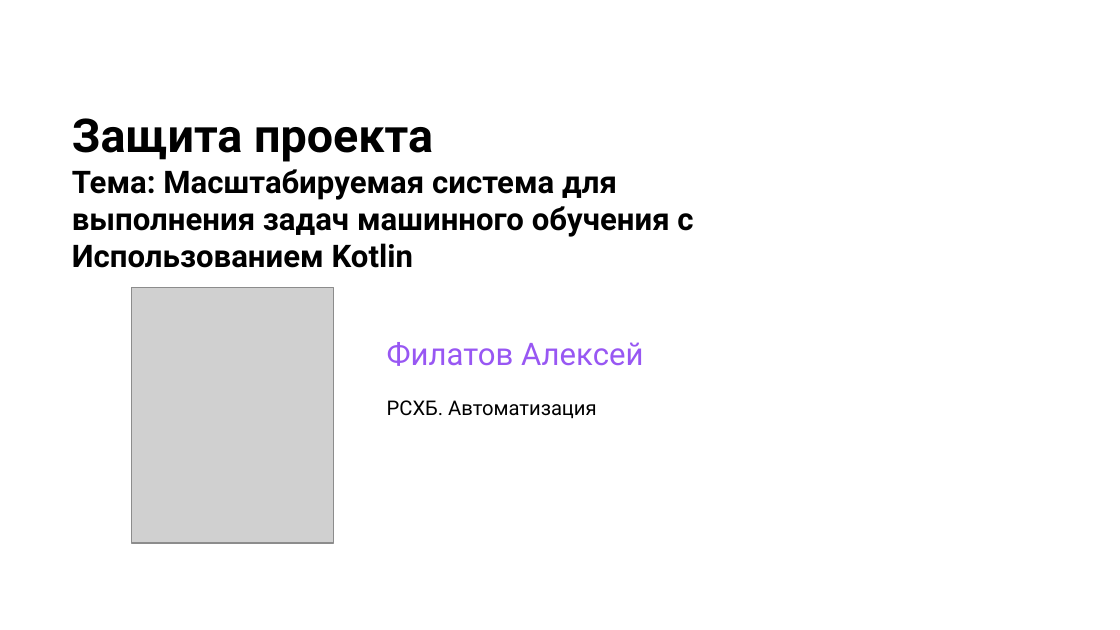
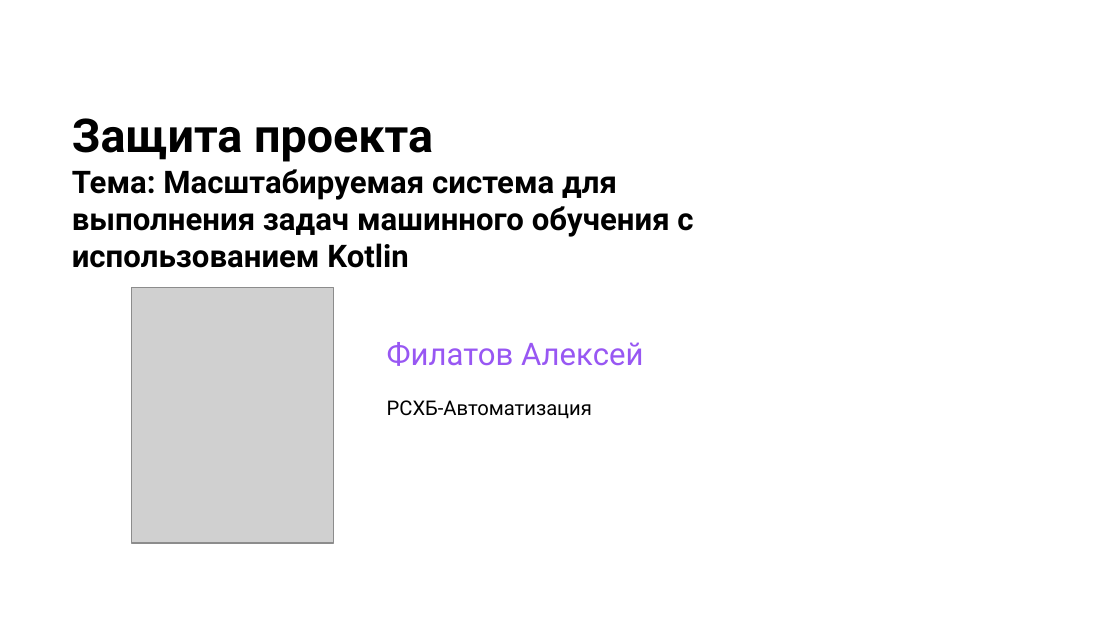
Before and after one commit to AlekseyFilatov/OTUS-Kotlin-Developer-hw, a slide deck: slide 3 of ml-project/docum/Проектная_работа_Kotlin_Backend_Developer - Professional_pptx.pptx. Drawn at 1120x630 pixels with LibreOffice and Linux fonts; fonts in the diff are those of the drawing; grey boxes stand for pictures; background and template pictures are left out. Boxes give left, top, right and bottom in pixels: in the first picture for what was removed or moved away, otherwise in the second. Text is boxed around its words. In the diff, an @@ line names an element or a change of style, - is before the commit and + after.

```diff
--- a/ml-project/docum/Проектная_работа_Kotlin_Backend_Developer - Professional_pptx.pptx
+++ b/ml-project/docum/Проектная_работа_Kotlin_Backend_Developer - Professional_pptx.pptx
@@ text at box(72, 243, 409, 268): text changed @@
-Использованием Kotlin
+использованием Kotlin
@@ text at box(387, 400, 592, 419): text changed @@
-РСХБ. Автоматизация
+РСХБ-Автоматизация
```
Also in this commit, not shown: 1 other slide changed, 23 other files.
